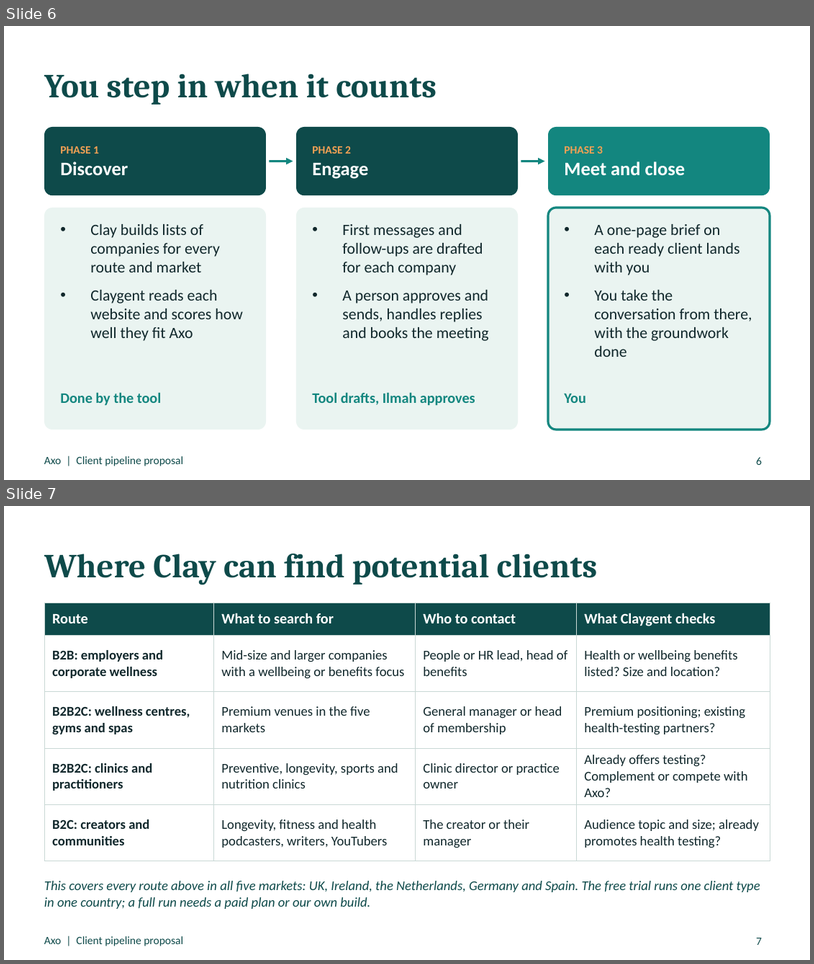
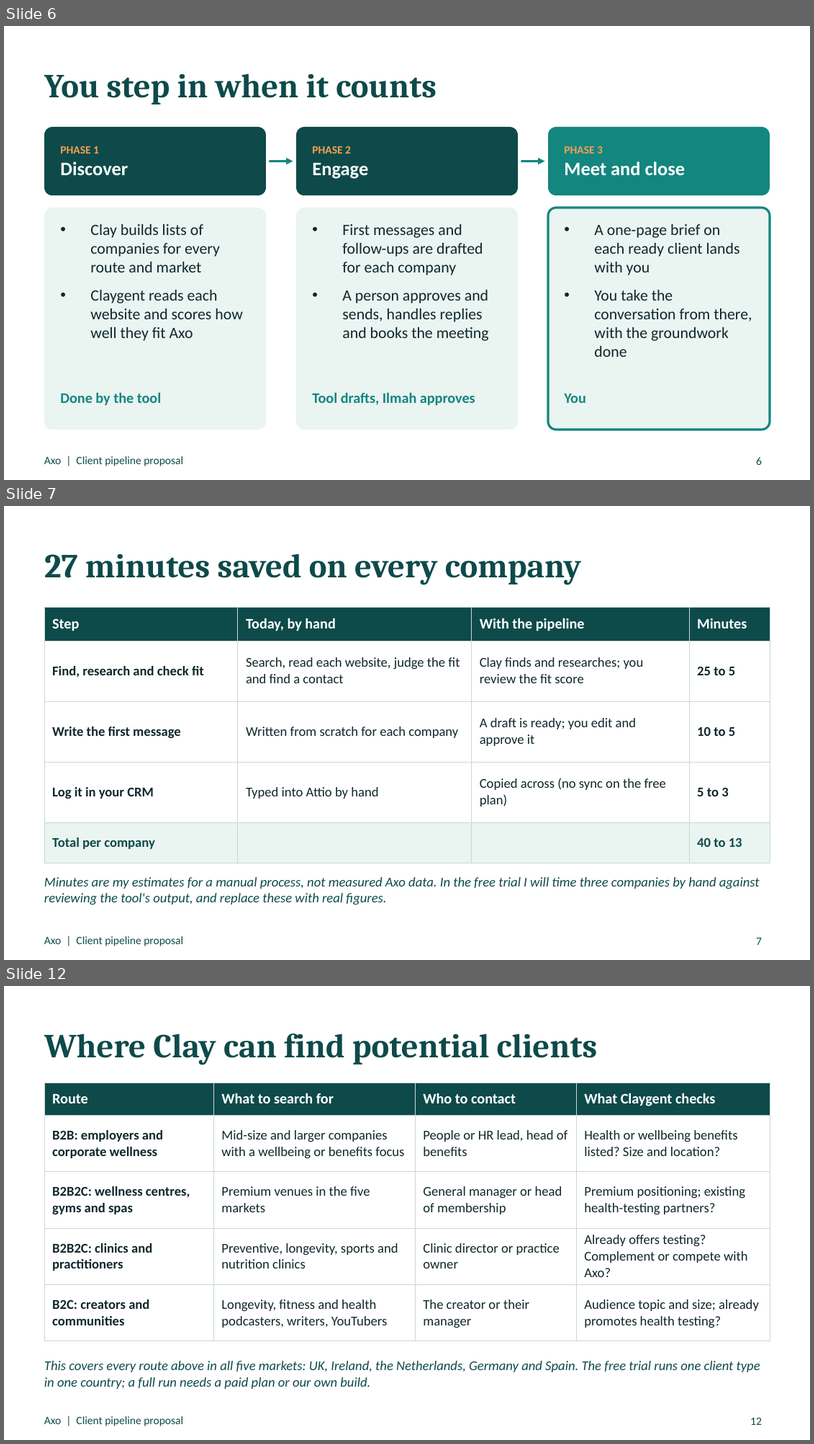
Before and after one commit to ilmahmohamed/ai-workflow-portfolio, a slide deck: Axo Client Pipeline Proposal.pptx. Shown one above the other, each under a label of ours: slides 6 and 7 before the commit, slides 6, 7 and 12 after it; the slides between them are not shown. The pictures are 814x964 and 814x1444 pixels, drawn with LibreOffice and Linux fonts; fonts in the diff are those of the drawing. Boxes give left, top, right and bottom in pixels: in the first picture for what was removed or moved away, otherwise in the second. Text is boxed around its words. In the diff, an @@ line names an element or a change of style, - is before the commit and + after.

```diff
--- a/Axo Client Pipeline Proposal.pptx
+++ b/Axo Client Pipeline Proposal.pptx
@@ slide 7 added at (4,506,810,960), background #FFFFFF; not listed: 1 template element that a slide beside it also shows @@
@@ title added at (44,554,581,585), 30 pt, text #0E4A4A, bold @@
+27 minutes saved on every company
@@ table added at (44,607,770,852), 5 rows, 4 columns @@
+Step | Today, by hand | With the pipeline | Minutes
+Find, research and check fit | Search, read each website, judge the fit and find a contact | Clay finds and researches; you review the fit score | 25 to 5
+Write the first message | Written from scratch for each company | A draft is ready; you edit and approve it | 10 to 5
+Log it in your CRM | Typed into Attio by hand | Copied across (no sync on the free plan) | 5 to 3
+Total per company |  |  | 40 to 13
@@ text added at (44,877,760,904), 12 pt, text #0E4A4A, italic @@
+Minutes are my estimates for a manual process, not measured Axo data. In the free trial I will time three companies by hand against reviewing the tool's output, and replace these with real figures.
@@ page number added at (756,937,762,944), 10 pt, text #0E4A4A @@
+7
@@ what was slide 7 is now slide 12 @@
@@ page number at (751,1417,762,1424): text changed @@
-7
+12
```
Also in this commit, not shown: 4 other slides added.
